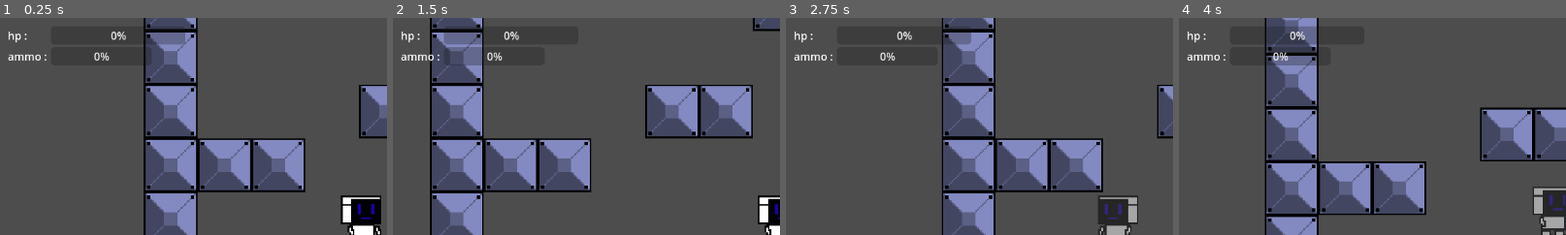
Above: before the commit, frames 1-4 (left to right).
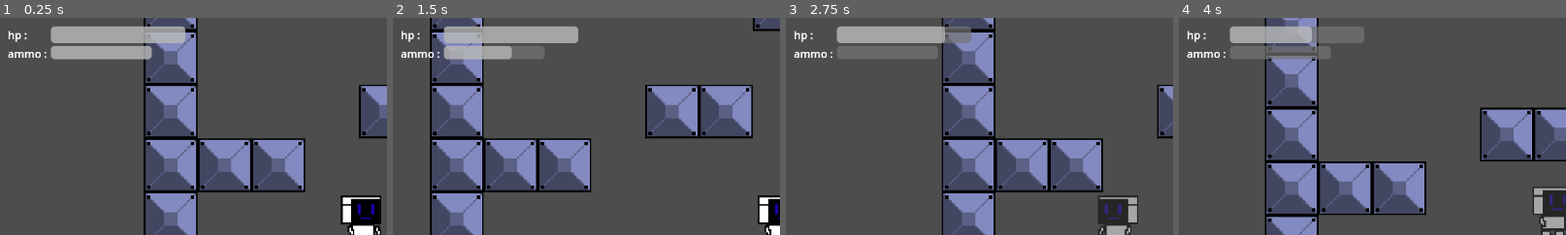
Above: after the commit, the same moments.

Repository: DanielKuhnDeAraujo/Robozin
Game: Godot game, scene res://scenes/jogo.tscn
Same seed, same stepped clock (60 frames per second), same inputs: the game is played once before the commit and once after it. The engine's default icon, where the game draws it, is replaced by a stand-in: a white triangle on a blue panel in a dark square.
Inputs:
- Up to frame 1 (0.25 s): no input
- Up to frame 2 (1.5 s): hold D (andar_direita) from 0.53 s (still down); tap X (atirar) at 0.6 s; tap Space (pulo) at 0.77 s; tap Z (aspirar) at 1.35 s
- Up to frame 3 (2.75 s): tap Space (pulo) at 1.52 s; tap X (atirar) at 1.55, 2.1 s; release D (andar_direita) at 2.03 s; hold Left (andar_esquerda) from 2.03 s (still down)
- Up to frame 4 (4 s): release Left (andar_esquerda) at 2.78 s; hold D (andar_direita) from 2.78 s (still down); tap X (atirar) at 2.85, 3.8 s; tap Space (pulo) at 3.02, 3.77 s; hold Z (aspirar) from 3.53 s (still down)
The pictures show only the part of the screen within x 4-53%, y 4-54%; the shares and areas given below are measured in that part.

The runs differ from the first frame. In frame 1, 4.7% of the frame differs, in the area x 2-48%, y 3-20%; in frame 2, 4.9%, in the area x 2-48%, y 3-22%; in frame 3, 4.4%; in frame 4, 4.7%.
Error before the commit: Invalid type in function 'connect' in base 'Signal'. Cannot convert argument 1 from Nil to Callable. (res://scripts/jogo.gd:8)

Commit message:
HUD finalmente pronto
eu quero gozar, secretaria, que trabalha o dia inteiro comigo

Diff:
--- a/scenes/HUD.tscn
+++ b/scenes/HUD.tscn
@@ -32,8 +32,9 @@
 text = "hp :"
 
 [node name="barra_vida" type="ProgressBar" parent="hud_root/MarginContainer/VBoxContainer/HBoxContainer"]
-custom_minimum_size = Vector2(200, 0)
+custom_minimum_size = Vector2(200, 25)
 layout_mode = 2
+show_percentage = false
 
 [node name="HBoxContainer2" type="HBoxContainer" parent="hud_root/MarginContainer/VBoxContainer"]
 layout_mode = 2
@@ -44,7 +45,6 @@
 text = "ammo :"
 
 [node name="barra_municao" type="ProgressBar" parent="hud_root/MarginContainer/VBoxContainer/HBoxContainer2"]
-custom_minimum_size = Vector2(150, 0)
+custom_minimum_size = Vector2(150, 20)
 layout_mode = 2
-
-[connection signal="atualizar" from="hud_root" to="hud_root" method="_on_atualizar"]
+show_percentage = false
--- a/scripts/hud.gd
+++ b/scripts/hud.gd
@@ -4,20 +4,23 @@
 var max_ammo: int
 var curent_life: int
 var curent_ammo: int
+var atualizar: bool = false
 @onready var barra_municao: ProgressBar = $MarginContainer/VBoxContainer/HBoxContainer2/barra_municao
 @onready var barra_vida: ProgressBar = $MarginContainer/VBoxContainer/HBoxContainer/barra_vida
 
 # Called when the node enters the scene tree for the first time.
 func _ready() -> void:
-	pass # Replace with function body.
+	barra_vida.max_value = curent_life
+	barra_municao.max_value = curent_ammo
+	barra_vida.value = curent_life
+	barra_municao.value = curent_ammo
 
 
 # Called every frame. 'delta' is the elapsed time since the previous frame.
 func _process(delta: float) -> void:
-	pass
+	if atualizar:
+		atualizar_hud()
 
-
-
-func atualizar() -> void:
+func atualizar_hud() -> void:
 	barra_vida.value = curent_life
 	barra_municao.value = curent_ammo
--- a/scripts/jogo.gd
+++ b/scripts/jogo.gd
@@ -1,18 +1,9 @@
 extends Node2D
-
-@onready var player: CharacterBody2D = %Player
-@onready var hud: Control = $Hud/hud_root
 
 # Called when the node enters the scene tree for the first time.
 func _ready() -> void:
-	player.atualizar_hud.connect(hud.atualizar())
-
+	pass
 
 # Called every frame. 'delta' is the elapsed time since the previous frame.
 func _process(delta: float) -> void:
 	pass
-
-
-func _on_player_atualizar_hud(vida: int, ammo: int) -> void:
-	hud.curent_ammo = ammo
-	hud.curent_life = vida
--- a/scripts/player.gd
+++ b/scripts/player.gd
@@ -9,7 +9,6 @@
 @onready var spawn_posit: Marker2D = $Spawn_posit
 @onready var colisor: RayCast2D = $colisor_front
 @onready var main = get_tree().get_root().get_node("jogo")
-@onready var Hud = $"../Hud/hudroot"
 
 #variáveis
 var SPEED: float = 150.0
@@ -21,6 +20,9 @@
 const cancela_pulo: float = 0.5
 @onready var sugador = preload("res://scenes/aspirar.tscn")
 @onready var projetil = preload("res://scenes/projetil.tscn")
+@onready var canvas_layer = preload("res://scenes/HUD.tscn")
+var HUD
+
 var is_jumping: bool = false
 var jump_buffer: bool = false
 var vida: int = 5
@@ -43,6 +45,14 @@
 var ammo: int = 3
 var aspirando: bool = false
 
+func _ready() -> void:
+	var canvas = canvas_layer.instantiate()
+	HUD = canvas.get_node("hud_root")
+	main.add_child.call_deferred(canvas)
+	HUD.max_life = vida
+	HUD.curent_life = vida
+	HUD.max_ammo = ammo
+	HUD.curent_ammo = ammo
 func _physics_process(delta: float) -> void:
 
 	#remover depois:
@@ -237,6 +247,7 @@
 	main.add_child.call_deferred(instancia)
 
 func atualizar():
-	atualizar_hud.emit()
-
-signal atualizar_hud(vida: int, ammo: int)
+	HUD.atualizar = true
+	HUD.curent_ammo = ammo
+	HUD.curent_life = vida
+	HUD.curent_ammo = ammo
